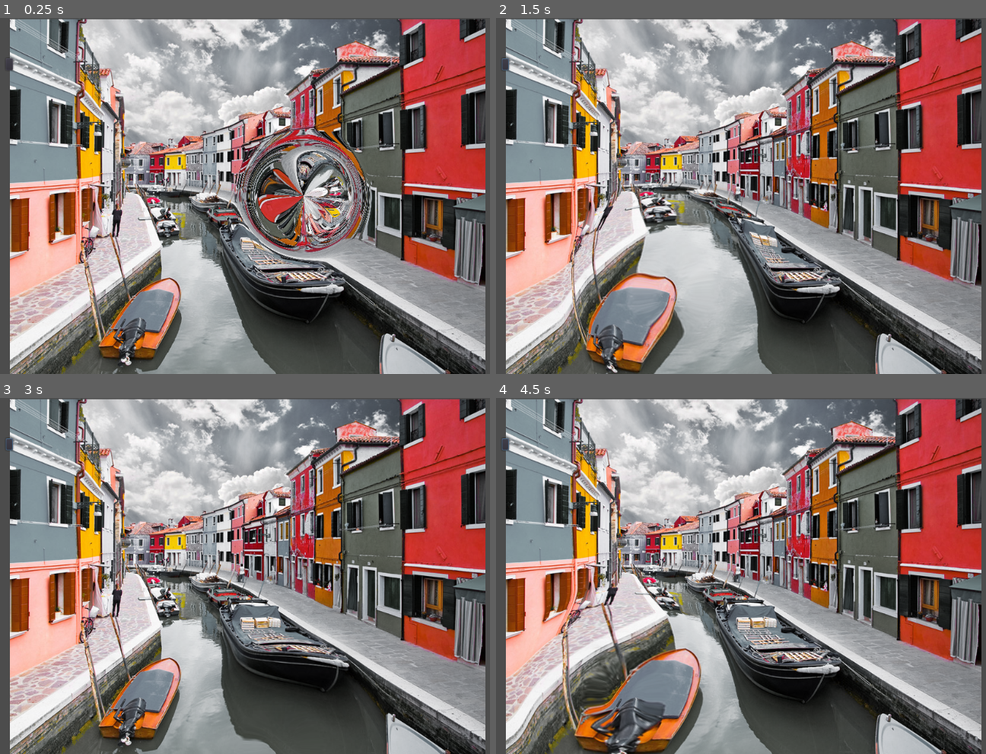
Above: before the commit, frames 1-4 (two rows, left to right).
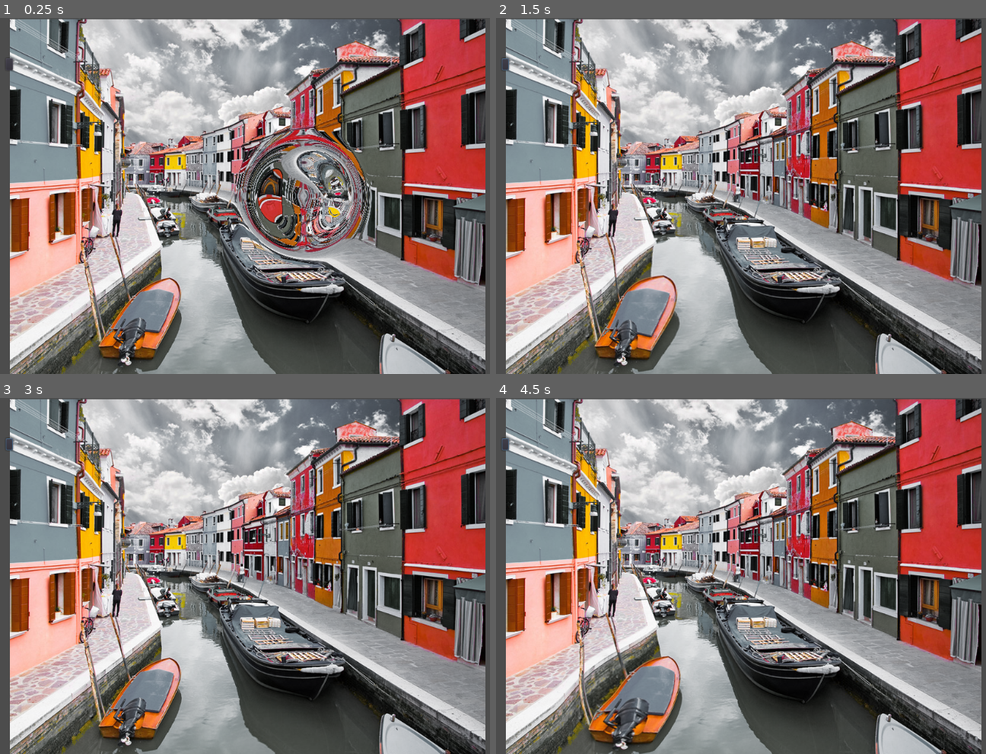
Above: after the commit, the same moments.

Repository: andrebariani/gmtk2022
Game: Godot game, scene res://src/shaders/ScreenShader.tscn
Two runs of this game, one before a commit and one after it. Both use one fixed random seed, a clock stepped at 60 frames per second and the inputs below. This scene is started directly instead of the project's main scene.
Inputs (mouse positions are in pixels of both pictures, inside the frame that each line leads up to):
- Up to frame 1 (0.25 s): no input
- Up to frame 2 (1.5 s): click (505, 64) at 0.5 s; tap Enter at 1.25 s; move the mouse to (932, 178) at 1.27 s; hold Right (ui_right) from 1.28 s (still down); tap Space (roll) at 1.35 s
- Up to frame 3 (3 s): tap Space (roll) at 2, 2.1, 2.85 s; move the mouse to (181, 593) at 2.02 s; release Right (ui_right) at 2.03 s; hold Down (ui_down) 2.03-2.78 s; tap Enter at 2.75 s; move the mouse to (362, 497) at 2.77 s; hold Right (ui_right) from 2.78 s (still down)
- Up to frame 4 (4.5 s): tap Space (roll) at 3.5, 3.6, 4.35 s; move the mouse to (770, 647) at 3.52 s; release Right (ui_right) at 3.53 s; hold Up (ui_up) 3.53-4.28 s; tap Enter at 4.25 s; move the mouse to (981, 629) at 4.27 s; hold Left (ui_left) from 4.28 s (still down)

The runs differ from the first frame. In frame 1, 1.6% of the frame differs, in the area x 54-70%, y 40-60%; in frame 2, 12%, in the area x 12-60%, y 44-100%; in frame 3, 3.5%; in frame 4, 11%.

Commit message:
camera movement

Diff:
--- a/src/entities/camera/Camera.gd
+++ b/src/entities/camera/Camera.gd
@@ -1,4 +1,7 @@
 extends Camera2D
+
+const MAX_CAMERA_PERCENT = 0.1
+const MAX_CAMERA_DISTANCE = 50.0
 
 export var shake_duration = 0.25
 var center_position = Vector2.ZERO
@@ -10,11 +13,21 @@
 	$Timer.wait_time = shake_duration
 
 func _process(_delta):
+	var viewport = get_viewport()
+	var viewport_center = viewport.size / 2.0
+	var mouse_to_center = viewport.get_mouse_position() - viewport_center
+	var percent = mouse_to_center.length() / (viewport.size * 2.0)
+	if percent > MAX_CAMERA_PERCENT:
+		percent = MAX_CAMERA_PERCENT
+
+	var distance = MAX_CAMERA_DISTANCE * (percent / MAX_CAMERA_PERCENT)
+	center_position = mouse_to_center.normalized() * distance
+
 	if (shake <= 0):
+		position = center_position
 		return
 
-	position = (center_position +
-		Vector2(rand_range(-shake, shake), rand_range(-shake, shake)))
+	position += Vector2(rand_range(-shake, shake), rand_range(-shake, shake))
 
 func shake_camera(level):
 	shake = level
--- a/src/shaders/ScreenShader.tscn
+++ b/src/shaders/ScreenShader.tscn
@@ -15,7 +15,7 @@
 shader_param/center = Vector2( 0.5, 0.5 )
 shader_param/force = 0.3
 shader_param/size = 0.2
-shader_param/thickness = 0.2
+shader_param/thickness = 0.1
 
 [sub_resource type="Animation" id=4]
 resource_name = "Impact"
@@ -30,7 +30,7 @@
 "times": PoolRealArray( 0, 0.2 ),
 "transitions": PoolRealArray( 1, 1 ),
 "update": 0,
-"values": [ 0.25, 0.0 ]
+"values": [ 0.1, 0.0 ]
 }
 tracks/1/type = "value"
 tracks/1/path = NodePath(".:material:shader_param/size")
@@ -42,7 +42,7 @@
 "times": PoolRealArray( 0, 0.2 ),
 "transitions": PoolRealArray( 1, 1 ),
 "update": 0,
-"values": [ 0.0, 0.4 ]
+"values": [ 0.0, 0.25 ]
 }
 
 [sub_resource type="Animation" id=5]
--- a/src/ui/UI.gd
+++ b/src/ui/UI.gd
@@ -17,5 +17,13 @@
 	combo.texture = faces[face_number-1]
 
 
+func set_current_faces(main, top, bottom, left, right):
+	$MainFace.texture = main
+	$MainFace/Top.texture = top
+	$MainFace/Bottom.texture = bottom
+	$MainFace/Left.texture = left
+	$MainFace/Right.texture = right
+
+
 func set_health(health):
 	healthbar.set_health(health)
